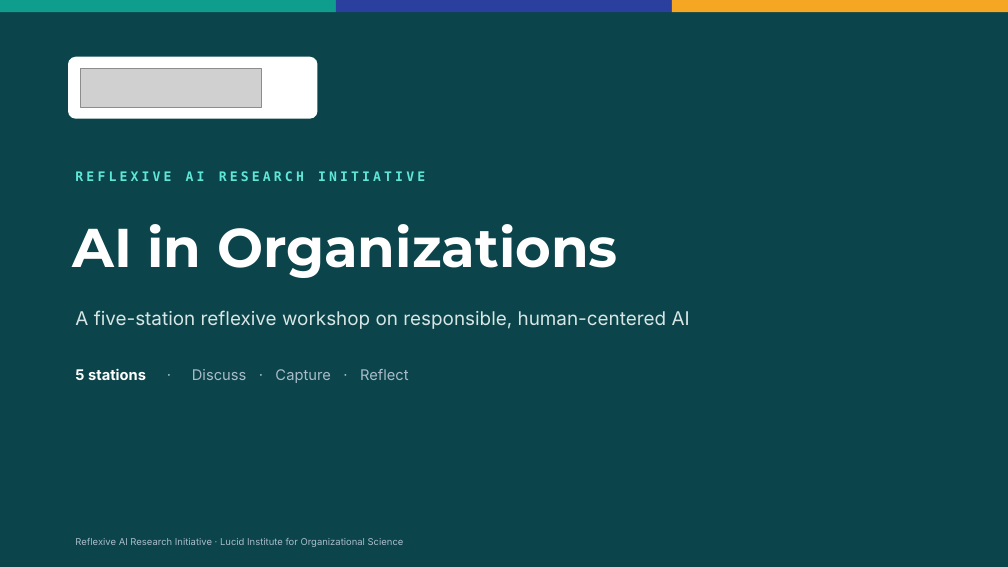
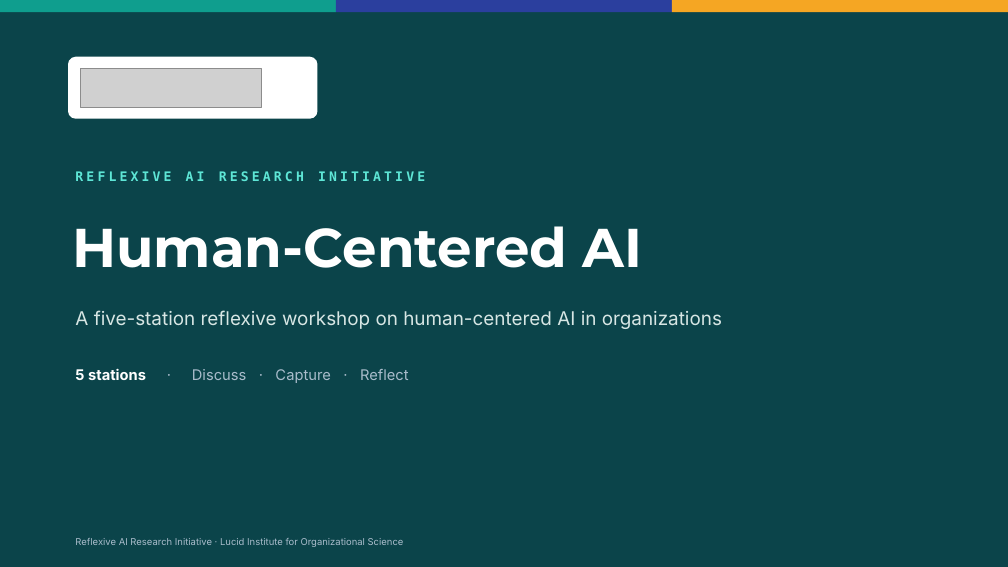
Before and after one commit to LucidInstitute/Reflexive-AI-Initiative, a slide deck: slide 1 of World Cafe Facilitation Guide/Station Topics.pptx. Drawn at 1008x567 pixels with LibreOffice and Linux fonts; fonts in the diff are those of the drawing; grey boxes stand for pictures; background and template pictures are left out. Boxes give left, top, right and bottom in pixels: in the first picture for what was removed or moved away, otherwise in the second. Text is boxed around its words. In the diff, an @@ line names an element or a change of style, - is before the commit and + after.

Commit message:
Removed "responsibly", focused on "human-centered". Improved prompt 2 (was a bit hard to understand)

```diff
--- a/World Cafe Facilitation Guide/Station Topics.pptx
+++ b/World Cafe Facilitation Guide/Station Topics.pptx
@@ text at (x1=72, y1=226, x2=643, y2=268): text changed @@
-AI in Organizations
+Human-Centered AI
@@ text at (x1=75, y1=310, x2=722, y2=329): text changed @@
-A five-station reflexive workshop on responsible, human-centered AI
+A five-station reflexive workshop on human-centered AI in organizations
```
Also in this commit, not shown: 4 other slides changed, 1 other file.
